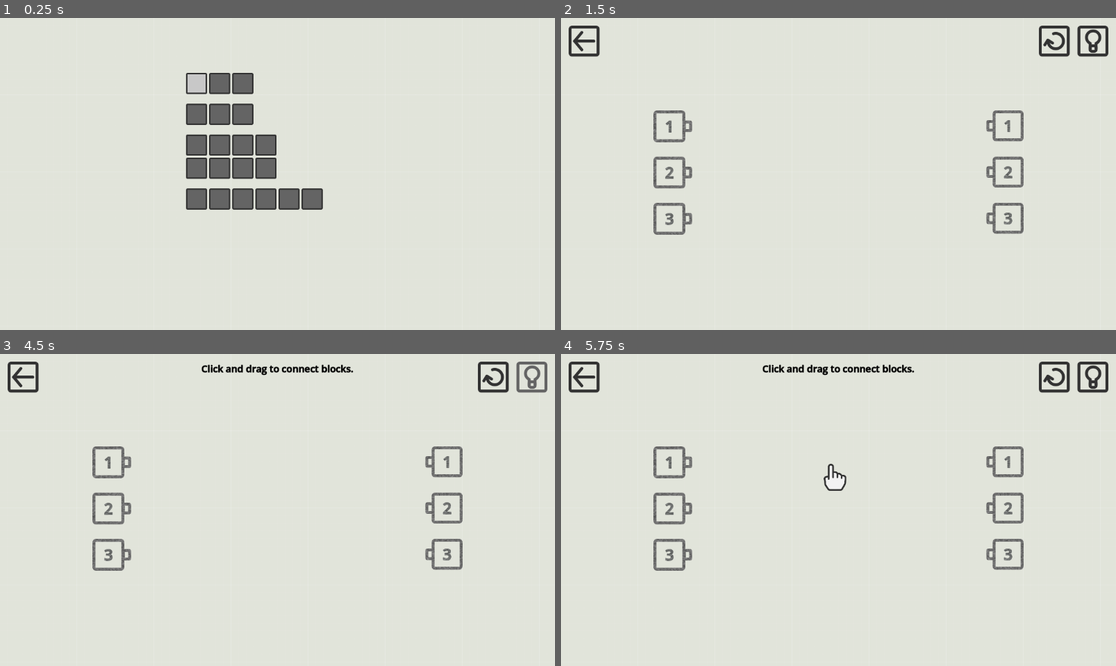
Above: before the commit, frames 1-4 (two rows, left to right).
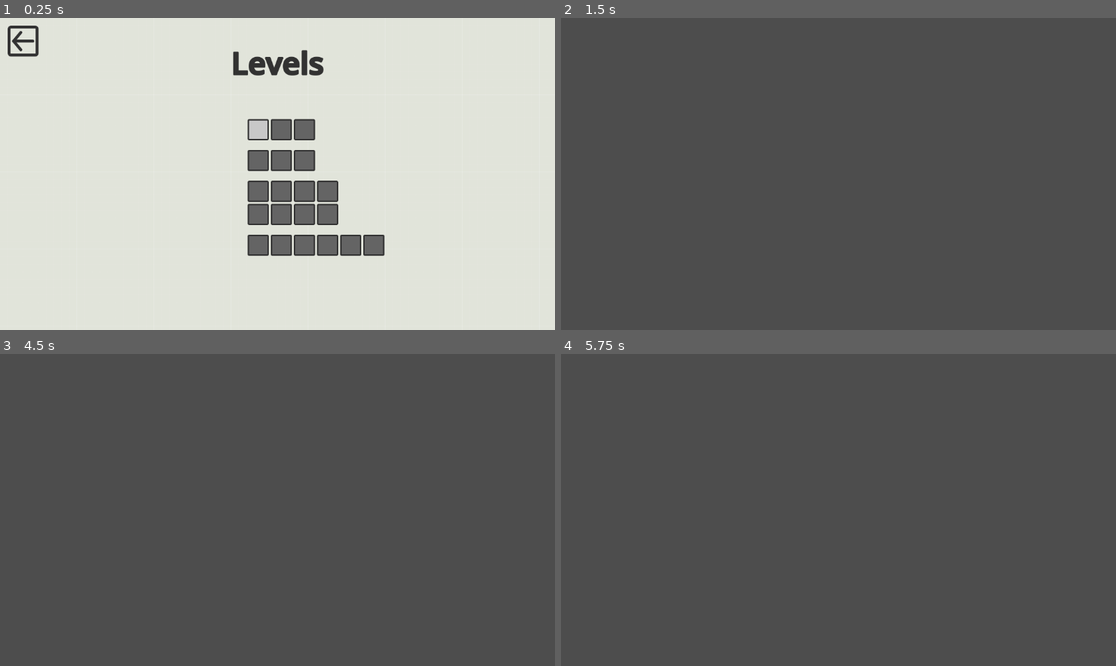
Above: after the commit, the same moments.

Repository: PorterHolliday/gamedev-jam-2026
Game: Godot game, scene res://LevelSelectionScreen/level_selection_screen.tscn
Same seed, same stepped clock (60 frames per second), same inputs: the game is played once before the commit and once after it. The project has no main scene, so this scene is started directly.
Inputs (mouse positions are in pixels of both pictures, inside the frame that each line leads up to):
- Up to frame 1 (0.25 s): no input
- Up to frame 2 (1.5 s): click (583, 39) at 0.52 s; click (755, 83) at 1.25 s, where only the run before the commit has a clickable "1"
- Up to frame 3 (4.5 s): click (493, 375) at 2.02 s; click (493, 375) at 2.77 s; click (493, 375) at 3.52 s; click (532, 375) at 4.27 s
- Up to frame 4 (5.75 s): click (755, 419) at 5 s, where only the run before the commit has a clickable "1"

The runs differ from the first frame. In frame 1, 9.9% of the frame differs, in the area x 1-70%, y 2-77%; in frame 2, 100%, in the area x 0-100%, y 0-100%; in frame 3, 99%; in frame 4, 100%.

Commit message:
Updates level selection screen.

Diff:
--- a/math-machine/LevelSelectionScreen/level_selection_screen.gd
+++ b/math-machine/LevelSelectionScreen/level_selection_screen.gd
@@ -1,6 +1,13 @@
 extends Control
 
+@onready var back_button: Button = %BackButton
+
 func _ready() -> void:
+	back_button.pressed.connect(_on_back_button_pressed)
+
+	_number_level_buttons()
+
+func _number_level_buttons() -> void:
 	var prev_child: LevelButton = null
 	var level_number: int = 1
 	for child in get_children():
@@ -11,3 +18,6 @@
 			prev_child = child
 			child.level_number = level_number
 			level_number += 1
+
+func _on_back_button_pressed() -> void:
+	hide()
--- a/math-machine/LevelSelectionScreen/level_selection_screen.tscn
+++ b/math-machine/LevelSelectionScreen/level_selection_screen.tscn
@@ -24,6 +24,12 @@
 [ext_resource type="PackedScene" uid="uid://bmy6gpljcu08j" path="res://Levels/Levels/Store/level_17.tscn" id="20_pena4"]
 [ext_resource type="PackedScene" uid="uid://31dr8hl1xd8m" path="res://Levels/Levels/Store/level_18.tscn" id="21_nqun2"]
 
+[sub_resource type="LabelSettings" id="LabelSettings_s16oa"]
+font_size = 64
+font_color = Color(0.19607843, 0.19607843, 0.19607843, 1)
+outline_size = 8
+outline_color = Color(0.19607843, 0.19607843, 0.19607843, 1)
+
 [node name="LevelSelectionScreen" type="Control" unique_id=1515532989]
 layout_mode = 3
 anchors_preset = 15
@@ -36,163 +42,183 @@
 [node name="GraphEdit" parent="." unique_id=1777296774 instance=ExtResource("2_3v81n")]
 layout_mode = 0
 
+[node name="Title" type="Label" parent="." unique_id=234851870]
+layout_mode = 0
+offset_left = 480.0
+offset_top = 48.0
+offset_right = 672.0
+offset_bottom = 136.0
+text = "Levels"
+label_settings = SubResource("LabelSettings_s16oa")
+horizontal_alignment = 1
+vertical_alignment = 1
+
 [node name="LevelButton" parent="." unique_id=863369867 instance=ExtResource("1_bntq0")]
 layout_mode = 0
-offset_left = 384.0
-offset_top = 112.0
-offset_right = 432.0
-offset_bottom = 160.0
+offset_left = 512.0
+offset_top = 208.0
+offset_right = 560.0
+offset_bottom = 256.0
 disabled = false
 _level_scene = ExtResource("2_vs61n")
 
 [node name="LevelButton2" parent="." unique_id=531769527 instance=ExtResource("1_bntq0")]
 layout_mode = 0
-offset_left = 432.0
-offset_top = 112.0
-offset_right = 480.0
-offset_bottom = 160.0
+offset_left = 560.0
+offset_top = 208.0
+offset_right = 608.0
+offset_bottom = 256.0
 _level_scene = ExtResource("5_s16oa")
 
 [node name="LevelButton3" parent="." unique_id=1729385555 instance=ExtResource("1_bntq0")]
 layout_mode = 0
-offset_left = 480.0
-offset_top = 112.0
-offset_right = 528.0
-offset_bottom = 160.0
+offset_left = 608.0
+offset_top = 208.0
+offset_right = 656.0
+offset_bottom = 256.0
 _level_scene = ExtResource("6_djp6x")
 
 [node name="LevelButton4" parent="." unique_id=1518741277 instance=ExtResource("1_bntq0")]
 layout_mode = 0
-offset_left = 384.0
-offset_top = 176.0
-offset_right = 432.0
-offset_bottom = 224.0
+offset_left = 512.0
+offset_top = 272.0
+offset_right = 560.0
+offset_bottom = 320.0
 _level_scene = ExtResource("3_whgxd")
 
 [node name="LevelButton5" parent="." unique_id=183187018 instance=ExtResource("1_bntq0")]
 layout_mode = 0
-offset_left = 432.0
-offset_top = 176.0
-offset_right = 480.0
-offset_bottom = 224.0
+offset_left = 560.0
+offset_top = 272.0
+offset_right = 608.0
+offset_bottom = 320.0
 _level_scene = ExtResource("6_qn167")
 
 [node name="LevelButton6" parent="." unique_id=1398013742 instance=ExtResource("1_bntq0")]
 layout_mode = 0
-offset_left = 480.0
-offset_top = 176.0
-offset_right = 528.0
-offset_bottom = 224.0
+offset_left = 608.0
+offset_top = 272.0
+offset_right = 656.0
+offset_bottom = 320.0
 _level_scene = ExtResource("7_2j0k2")
 
 [node name="LevelButton7" parent="." unique_id=1067007151 instance=ExtResource("1_bntq0")]
 layout_mode = 0
-offset_left = 384.0
-offset_top = 240.0
-offset_right = 432.0
-offset_bottom = 288.0
+offset_left = 512.0
+offset_top = 336.0
+offset_right = 560.0
+offset_bottom = 384.0
 _level_scene = ExtResource("8_s16oa")
 
 [node name="LevelButton8" parent="." unique_id=328680659 instance=ExtResource("1_bntq0")]
 layout_mode = 0
-offset_left = 432.0
-offset_top = 240.0
-offset_right = 480.0
-offset_bottom = 288.0
+offset_left = 560.0
+offset_top = 336.0
+offset_right = 608.0
+offset_bottom = 384.0
 _level_scene = ExtResource("9_djp6x")
 
 [node name="LevelButton9" parent="." unique_id=1757024622 instance=ExtResource("1_bntq0")]
 layout_mode = 0
-offset_left = 480.0
-offset_top = 240.0
-offset_right = 528.0
-offset_bottom = 288.0
+offset_left = 608.0
+offset_top = 336.0
+offset_right = 656.0
+offset_bottom = 384.0
 _level_scene = ExtResource("10_wvxo5")
 
 [node name="LevelButton10" parent="." unique_id=1433417262 instance=ExtResource("1_bntq0")]
 layout_mode = 0
-offset_left = 528.0
-offset_top = 240.0
-offset_right = 576.0
-offset_bottom = 288.0
+offset_left = 656.0
+offset_top = 336.0
+offset_right = 704.0
+offset_bottom = 384.0
 _level_scene = ExtResource("11_n686a")
 
 [node name="LevelButton11" parent="." unique_id=941233518 instance=ExtResource("1_bntq0")]
 layout_mode = 0
-offset_left = 384.0
-offset_top = 288.0
-offset_right = 432.0
-offset_bottom = 336.0
+offset_left = 512.0
+offset_top = 384.0
+offset_right = 560.0
+offset_bottom = 432.0
 _level_scene = ExtResource("12_tsht8")
 
 [node name="LevelButton12" parent="." unique_id=1423079273 instance=ExtResource("1_bntq0")]
 layout_mode = 0
-offset_left = 432.0
-offset_top = 288.0
-offset_right = 480.0
-offset_bottom = 336.0
+offset_left = 560.0
+offset_top = 384.0
+offset_right = 608.0
+offset_bottom = 432.0
 _level_scene = ExtResource("13_vi82w")
 
 [node name="LevelButton13" parent="." unique_id=1802468550 instance=ExtResource("1_bntq0")]
 layout_mode = 0
-offset_left = 480.0
-offset_top = 288.0
-offset_right = 528.0
-offset_bottom = 336.0
+offset_left = 608.0
+offset_top = 384.0
+offset_right = 656.0
+offset_bottom = 432.0
 _level_scene = ExtResource("14_hxkdi")
 
 [node name="LevelButton14" parent="." unique_id=1364846621 instance=ExtResource("1_bntq0")]
 layout_mode = 0
-offset_left = 528.0
-offset_top = 288.0
-offset_right = 576.0
-offset_bottom = 336.0
+offset_left = 656.0
+offset_top = 384.0
+offset_right = 704.0
+offset_bottom = 432.0
 _level_scene = ExtResource("15_yiuws")
 
 [node name="LevelButton15" parent="." unique_id=247262557 instance=ExtResource("1_bntq0")]
 layout_mode = 0
-offset_left = 384.0
-offset_top = 352.0
-offset_right = 432.0
-offset_bottom = 400.0
+offset_left = 512.0
+offset_top = 448.0
+offset_right = 560.0
+offset_bottom = 496.0
 _level_scene = ExtResource("16_nrn4x")
 
 [node name="LevelButton16" parent="." unique_id=218652785 instance=ExtResource("1_bntq0")]
 layout_mode = 0
-offset_left = 432.0
-offset_top = 352.0
-offset_right = 480.0
-offset_bottom = 400.0
+offset_left = 560.0
+offset_top = 448.0
+offset_right = 608.0
+offset_bottom = 496.0
 _level_scene = ExtResource("17_4f8od")
 
 [node name="LevelButton17" parent="." unique_id=1705133428 instance=ExtResource("1_bntq0")]
 layout_mode = 0
-offset_left = 480.0
-offset_top = 352.0
-offset_right = 528.0
-offset_bottom = 400.0
+offset_left = 608.0
+offset_top = 448.0
+offset_right = 656.0
+offset_bottom = 496.0
 _level_scene = ExtResource("18_l6jef")
 
 [node name="LevelButton18" parent="." unique_id=1914789741 instance=ExtResource("1_bntq0")]
 layout_mode = 0
-offset_left = 528.0
-offset_top = 352.0
-offset_right = 576.0
-offset_bottom = 400.0
+offset_left = 656.0
+offset_top = 448.0
+offset_right = 704.0
+offset_bottom = 496.0
 _level_scene = ExtResource("19_1fsxm")
 
 [node name="LevelButton19" parent="." unique_id=683457002 instance=ExtResource("1_bntq0")]
 layout_mode = 0
-offset_left = 576.0
-offset_top = 352.0
-offset_right = 624.0
-offset_bottom = 400.0
+offset_left = 704.0
+offset_top = 448.0
+offset_right = 752.0
+offset_bottom = 496.0
 _level_scene = ExtResource("20_pena4")
 
 [node name="LevelButton20" parent="." unique_id=1071956409 instance=ExtResource("1_bntq0")]
 layout_mode = 0
-offset_left = 624.0
-offset_top = 352.0
-offset_right = 672.0
-offset_bottom = 400.0
+offset_left = 752.0
+offset_top = 448.0
+offset_right = 800.0
+offset_bottom = 496.0
 _level_scene = ExtResource("21_nqun2")
+
+[node name="BackButton" type="Button" parent="." unique_id=23307136]
+unique_name_in_owner = true
+layout_mode = 0
+offset_left = 16.0
+offset_top = 16.0
+offset_right = 80.0
+offset_bottom = 80.0
+theme_type_variation = &"BackButton"
